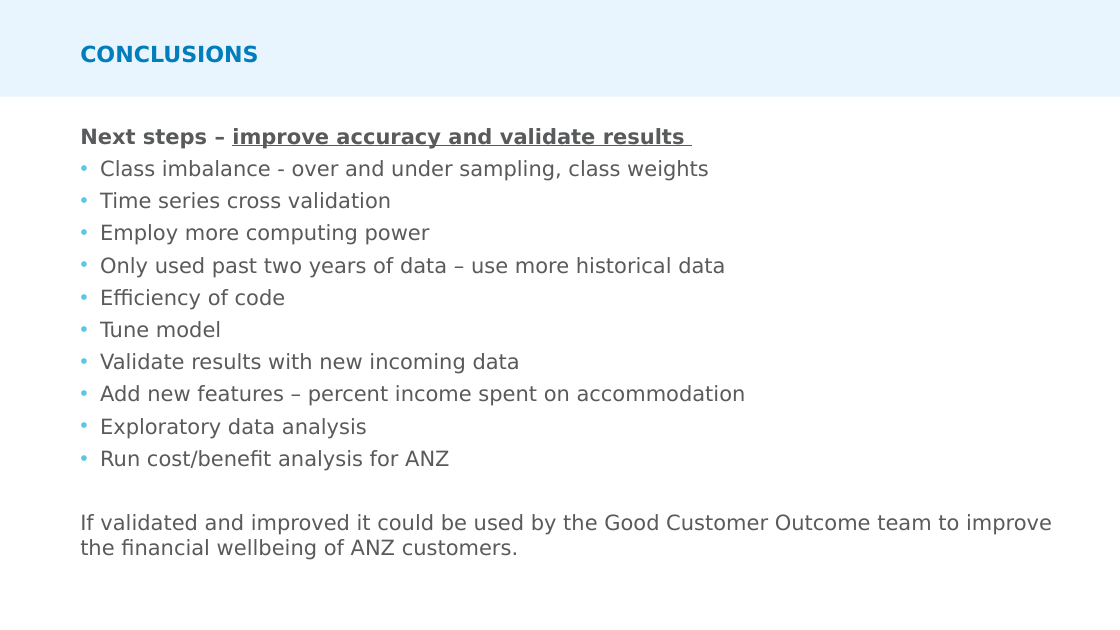
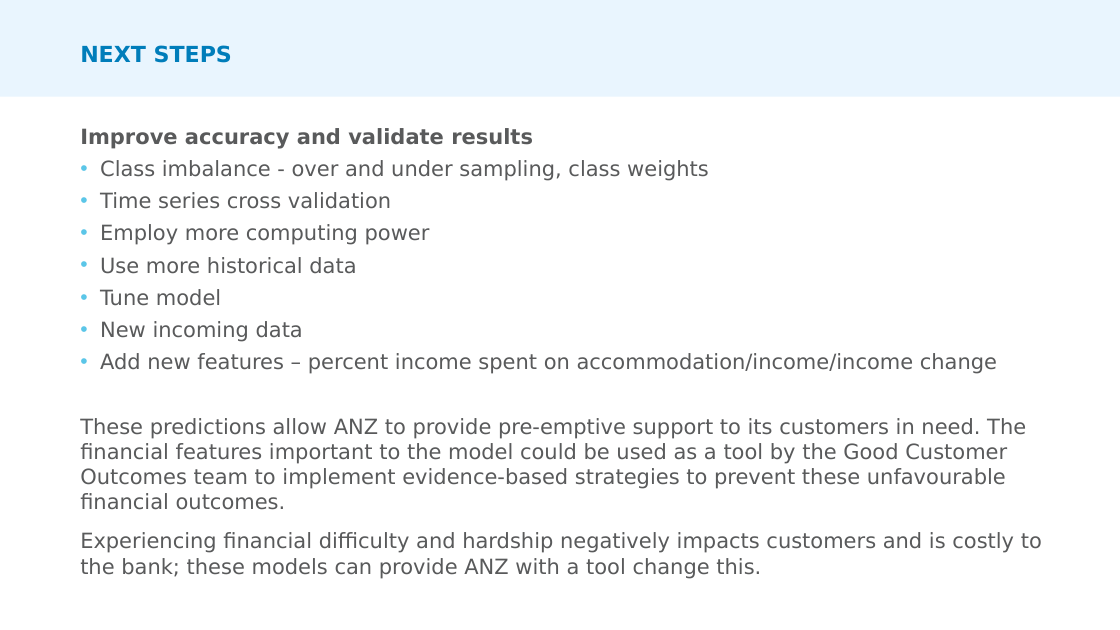
Before and after one commit to allyhassell/data-wrangling_assignment, a slide deck: slide 16 of ANZ Presentation.pptx (slide 17 before the commit). Drawn at 1120x630 pixels with LibreOffice and Linux fonts; fonts in the diff are those of the drawing. Boxes give left, top, right and bottom in pixels: in the first picture for what was removed or moved away, otherwise in the second. Text is boxed around its words. In the diff, an @@ line names an element or a change of style, - is before the commit and + after.

Commit message:
final

```diff
--- a/ANZ Presentation.pptx
+++ b/ANZ Presentation.pptx
@@ title at (80,45,232,63): text changed @@
-CONCLUSIONS
+NEXT STEPS
@@ text at (80,128,533,149): text changed @@
-  Next steps – improve accuracy and validate results
+  Improve accuracy and validate results
@@ text at (100,257,356,274): text changed @@
-  • Only used past two years of data – use more historical data
-  • Efficiency of code
+  • Use more historical data
@@ text at (80,321,1042,579): text changed @@
-  • Validate results with new incoming data
-  • Add new features – percent income spent on accommodation
-  • Exploratory data analysis
-  • Run cost/benefit analysis for ANZ
-  If validated and improved it could be used by the Good Customer Outcome team to improve the financial wellbeing of ANZ customers.
+  • New incoming data
+  • Add new features – percent income spent on accommodation/income/income change
+These predictions allow ANZ to provide pre-emptive support to its customers in need. The financial features important to the model could be used as a tool by the Good Customer Outcomes team to implement evidence-based strategies to prevent these unfavourable financial outcomes.
+Experiencing financial difficulty and hardship negatively impacts customers and is costly to the bank; these models can provide ANZ with a tool change this.
```
Also in this commit, not shown: 11 other slides changed, 1 slide removed.
